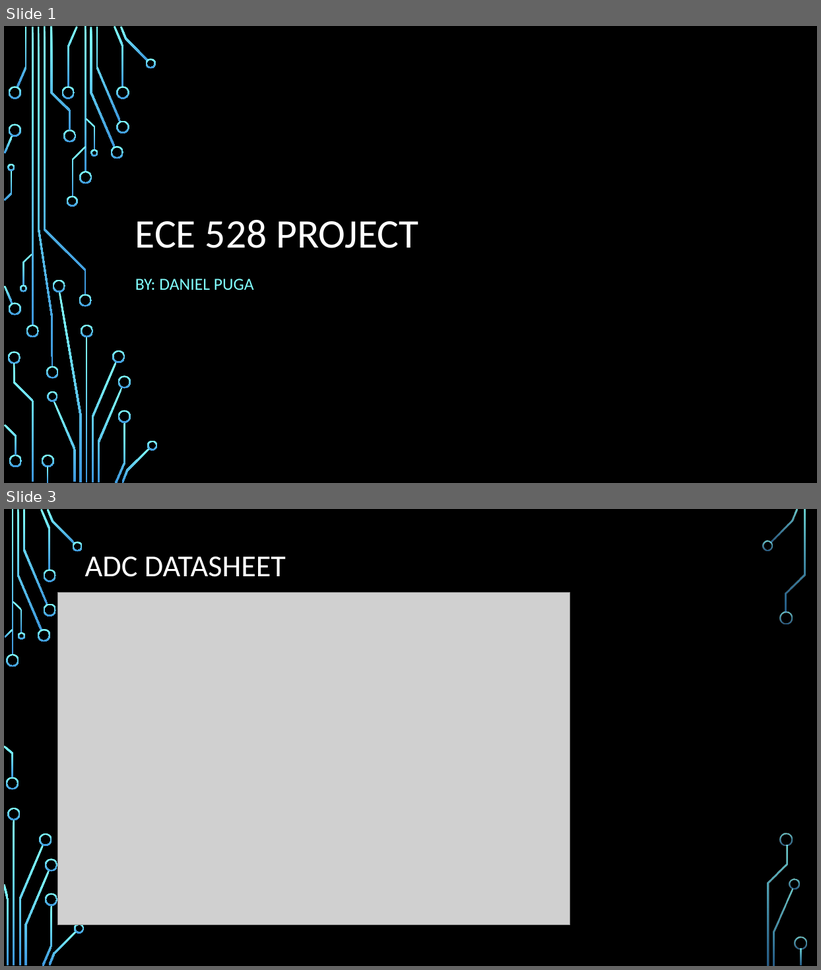
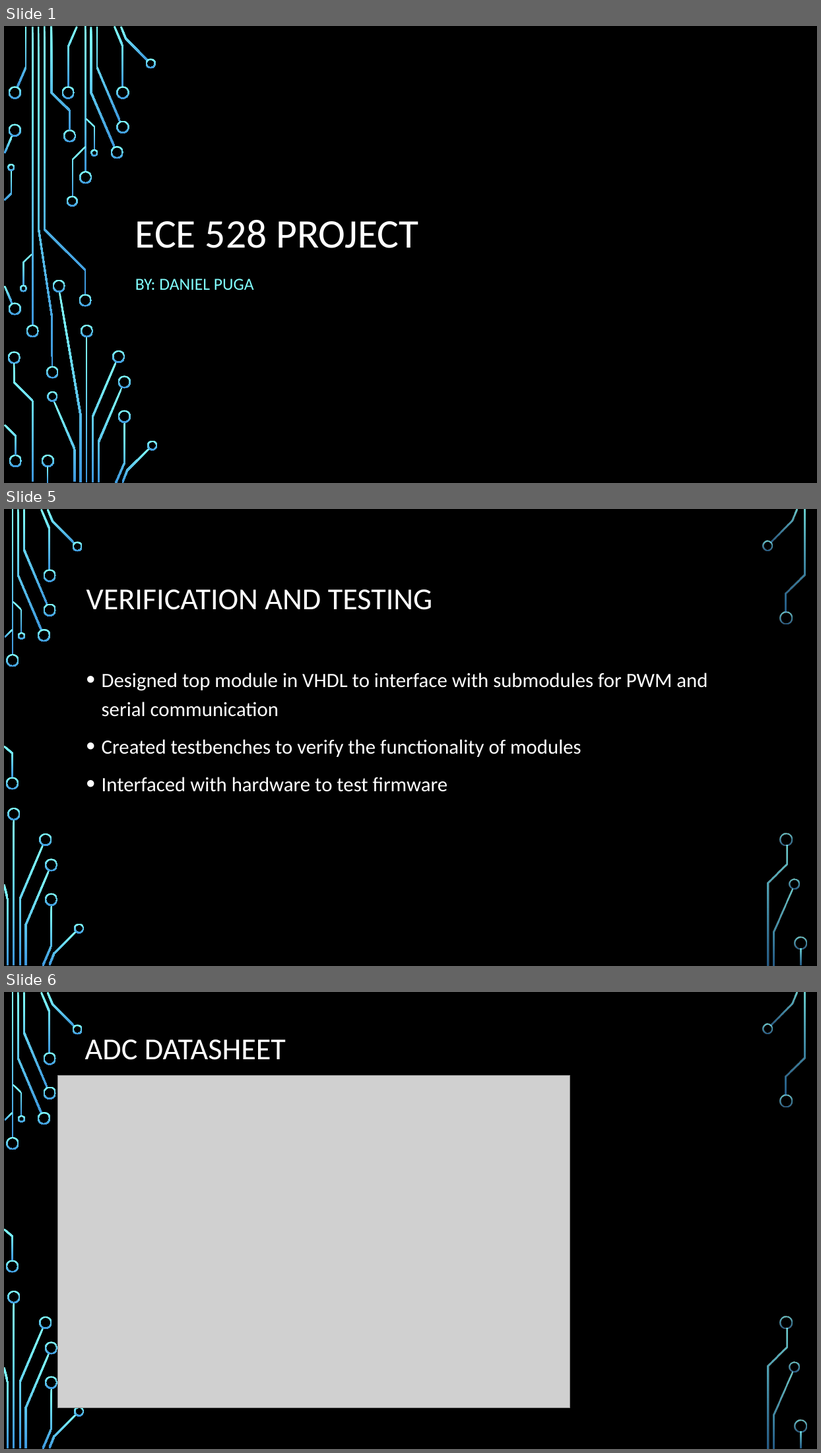
Before and after one commit to Dannnny2525/ECE528_Project, a slide deck: Project_Presentation.pptx. Shown one above the other, each under a label of ours: slides 1 and 3 before the commit, slides 1, 5 and 6 after it; the slides between them are not shown. The pictures are 821x970 and 821x1453 pixels, drawn with LibreOffice and Linux fonts; fonts in the diff are those of the drawing; grey boxes stand for pictures; background and template pictures are left out. Boxes give left, top, right and bottom in pixels: in the first picture for what was removed or moved away, otherwise in the second. Text is boxed around its words. In the diff, an @@ line names an element or a change of style, - is before the commit and + after.

```diff
--- a/Project_Presentation.pptx
+++ b/Project_Presentation.pptx
@@ slide 5 added at (4, 509, 817, 966), background picture (left out); not listed: 36 template elements that a slide beside it also shows @@
@@ title added at (86, 590, 433, 610), 36 pt, text #FFFFFF @@
+VERIFICATION AND TESTING
@@ text added at (102, 673, 708, 792), 24 pt, text #FFFFFF @@
+• Designed top module in VHDL to interface with submodules for PWM and serial communication
+• Created testbenches to verify the functionality of modules
+• Interfaced with hardware to test firmware
@@ what was slide 3 is now slide 6 @@
```
Also in this commit, not shown: 4 other slides added, 1 slide removed.
